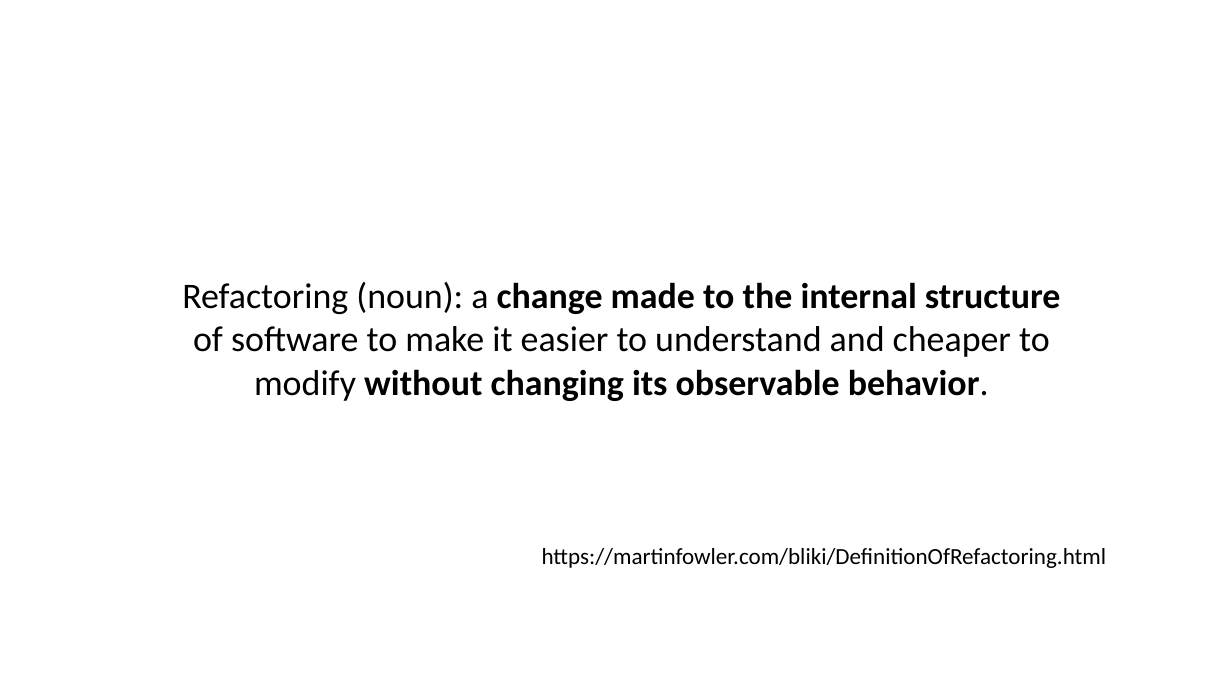
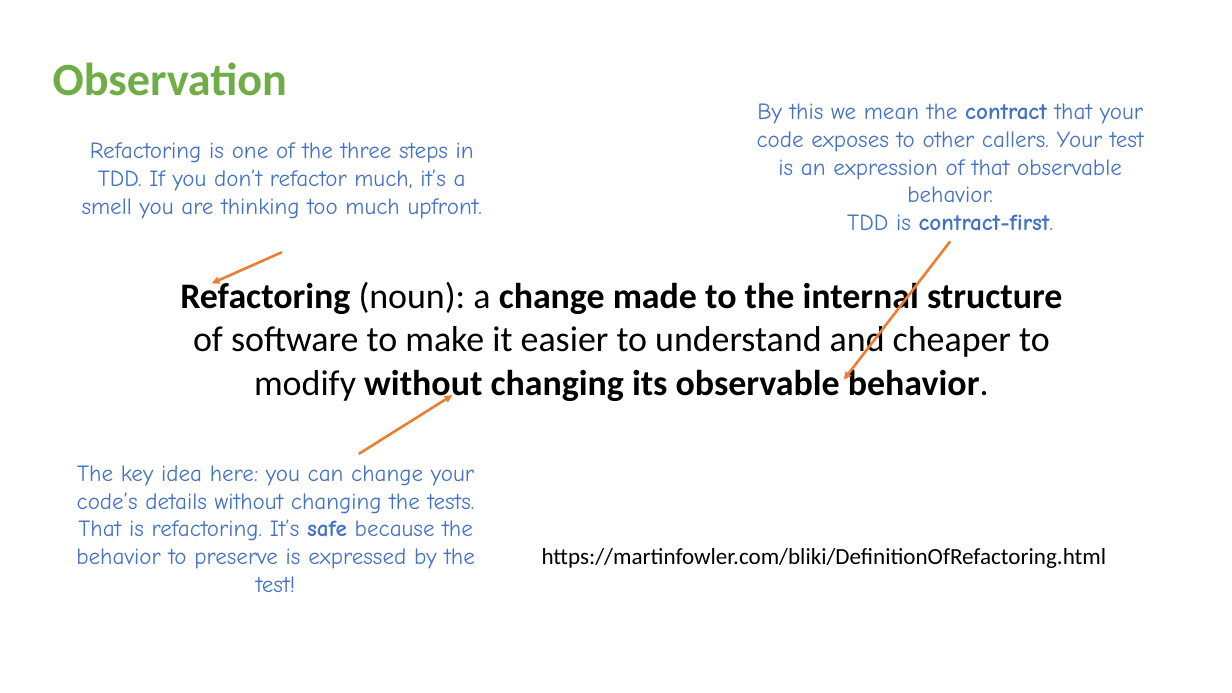
Before and after one commit to iancooper/Presentations, a slide deck: slide 12 of Kent Beck Style TDD - Seven Years After.pptx (slide 15 before the commit). Drawn at 1232x693 pixels with LibreOffice and Linux fonts; fonts in the diff are those of the drawing. Boxes give left, top, right and bottom in pixels: in the first picture for what was removed or moved away, otherwise in the second. Text is boxed around its words. In the diff, an @@ line names an element or a change of style, - is before the commit and + after.

```diff
--- a/Kent Beck Style TDD - Seven Years After.pptx
+++ b/Kent Beck Style TDD - Seven Years After.pptx
@@ text added at [53,62,287,96], 36 pt, text #70AD47, bold @@
+Observation
@@ text added at [757,103,1144,230], 18 pt, text #4472C4 @@
+By this we mean the contract that your code exposes to other callers. Your test is an expression of that observable behavior.
+TDD is contract-first.
@@ text added at [82,142,482,219], 18 pt, text #4472C4 @@
+Refactoring is one of the three steps in TDD. If you don’t refactor much, it’s a smell you are thinking too much upfront.
@@ text "Refactoring (noun): a change made ..." at [180,279,1063,404]: bold on in "Refactoring" @@
@@ arrow added from (282, 252) to (212, 284), #ED7D31 2 pt @@
@@ arrow added from (950, 241) to (844, 380), #ED7D31 2 pt @@
@@ arrow added from (359, 454) to (453, 396), #ED7D31 2 pt @@
@@ text added at [76,465,475,592], 18 pt, text #4472C4 @@
+The key idea here: you can change your code’s details without changing the tests. That is refactoring. It’s safe because the behavior to preserve is expressed by the test!
```
Also in this commit, not shown: 32 other slides changed, 17 slides added, 27 slides removed.
